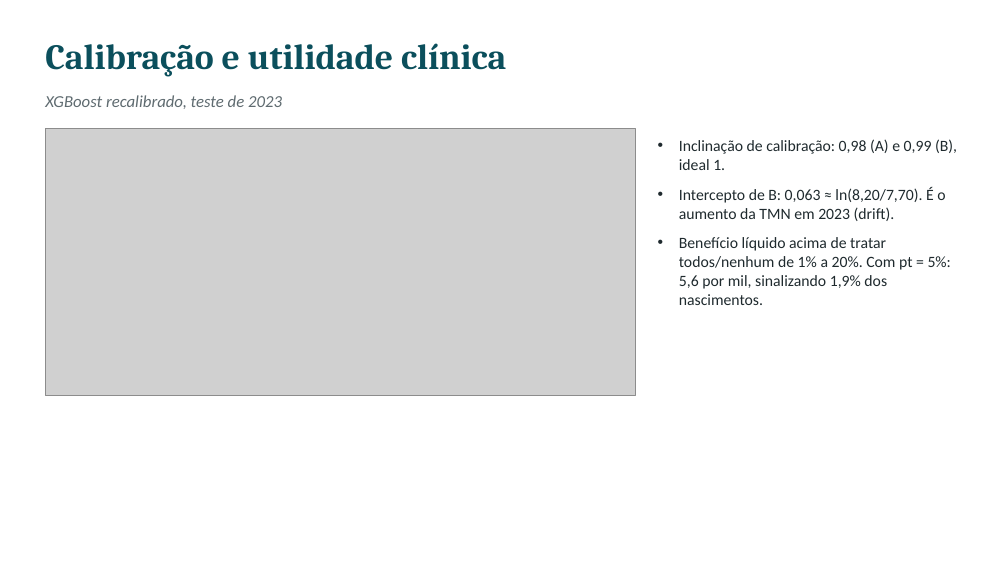
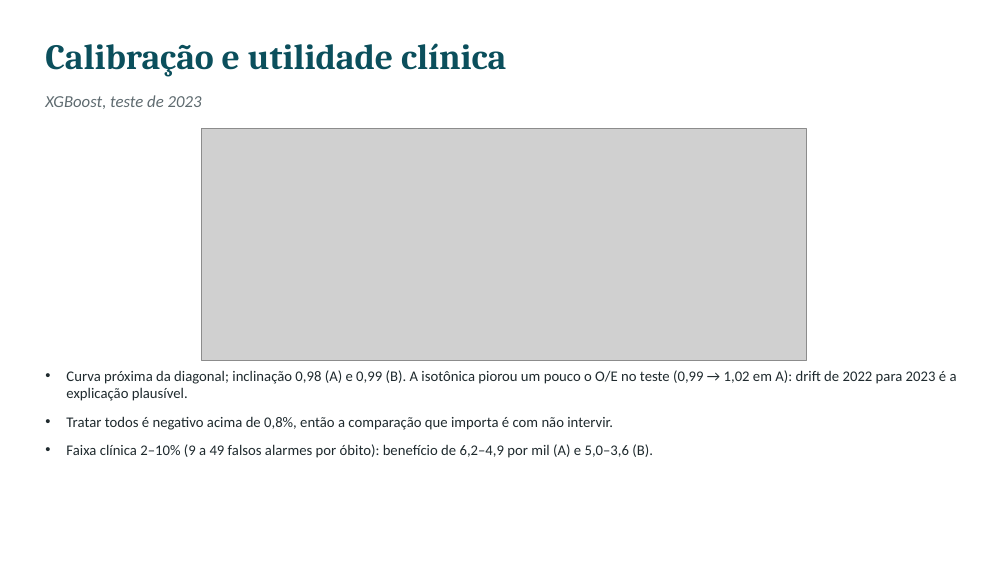
Before and after one commit to CledsonSilvaAraujo/mortalidade-neonatal-rj, a slide deck: slide 13 of slides/apresentacao.pptx (slide 11 before the commit). Drawn at 1008x567 pixels with LibreOffice and Linux fonts; fonts in the diff are those of the drawing; grey boxes stand for pictures. Boxes give left, top, right and bottom in pixels: in the first picture for what was removed or moved away, otherwise in the second. Text is boxed around its words. In the diff, an @@ line names an element or a change of style, - is before the commit and + after.

```diff
--- a/slides/apresentacao.pptx
+++ b/slides/apresentacao.pptx
@@ text at [45, 95, 202, 109]: text changed @@
-XGBoost recalibrado, teste de 2023
+XGBoost, teste de 2023
@@ picture: place and size @@
-picture at [45, 129, 635, 395]
+picture at [202, 129, 807, 361]
@@ text at [66, 370, 957, 458]: text changed; size 15 to 14 pt @@
-• Inclinação de calibração: 0,98 (A) e 0,99 (B), ideal 1.
-• Intercepto de B: 0,063 ≈ ln(8,20/7,70). É o aumento da TMN em 2023 (drift).
-• Benefício líquido acima de tratar todos/nenhum de 1% a 20%. Com pt = 5%: 5,6 por mil, sinalizando 1,9% dos nascimentos.
+• Curva próxima da diagonal; inclinação 0,98 (A) e 0,99 (B). A isotônica piorou um pouco o O/E no teste (0,99 → 1,02 em A): drift de 2022 para 2023 é a explicação plausível.
+• Tratar todos é negativo acima de 0,8%, então a comparação que importa é com não intervir.
+• Faixa clínica 2–10% (9 a 49 falsos alarmes por óbito): benefício de 6,2–4,9 por mil (A) e 5,0–3,6 (B).
```
Also in this commit, not shown: 3 other slides changed, 2 slides added, 22 other files.
